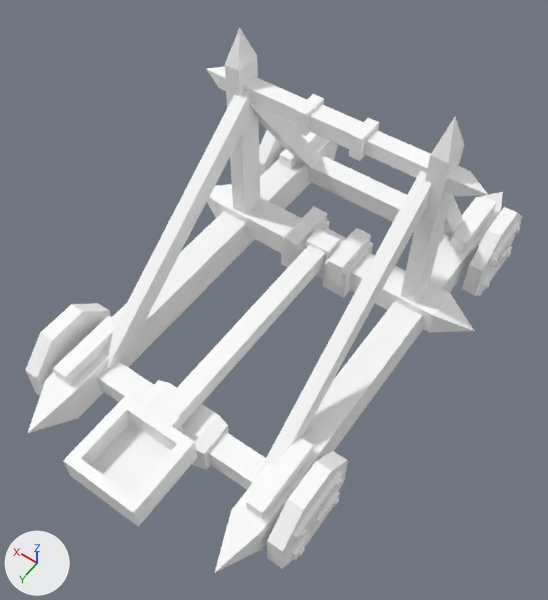
What one commit did to the glTF model assets/synty/simple_fantasy/models/SF_Veh_Goblin_Mangonel_01.glb.
Before and after are seen from a 50 mm lens placed at (-0.0533, 0.0808, 0.1339), pointed at (-0.0025, 0.0096, 0.022). Lighting does not change. The marker at lower left points along +X, +Y and +Z. Where no turn or scale is listed for an object, it has been applied to the vertices.

The scene before the commit, as lines of its bpy script (objects in view):
```python
ob_sf_veh_goblin_mangonel_01 = bpy.data.objects.new('SF_Veh_Goblin_Mangonel_01', me_mesh)
ob_sf_veh_goblin_mangonel_01.location = (-0.2488, -1.2862, 0.0001)
ob_sf_veh_goblin_mangonel_arm = bpy.data.objects.new('SF_Veh_Goblin_Mangonel_Arm', me_mesh_005)
ob_sf_veh_goblin_mangonel_arm.location = (-0.2488, -1.2862, 0.0001)
ob_sf_veh_goblin_mangonel_wheelbl = bpy.data.objects.new('SF_Veh_Goblin_Mangonel_WheelBL', me_mesh_004)
ob_sf_veh_goblin_mangonel_wheelbl.location = (-0.2488, -1.2862, 0.0001)
ob_sf_veh_goblin_mangonel_wheelbr = bpy.data.objects.new('SF_Veh_Goblin_Mangonel_WheelBR', me_mesh_002)
ob_sf_veh_goblin_mangonel_wheelbr.location = (-0.2488, -1.2862, 0.0001)
ob_sf_veh_goblin_mangonel_wheelfl = bpy.data.objects.new('SF_Veh_Goblin_Mangonel_WheelFL', me_mesh_003)
ob_sf_veh_goblin_mangonel_wheelfl.location = (-0.2488, -1.2862, 0.0001)
ob_sf_veh_goblin_mangonel_wheelfr = bpy.data.objects.new('SF_Veh_Goblin_Mangonel_WheelFR', me_mesh_001)
ob_sf_veh_goblin_mangonel_wheelfr.location = (-0.2488, -1.2862, 0.0001)
```
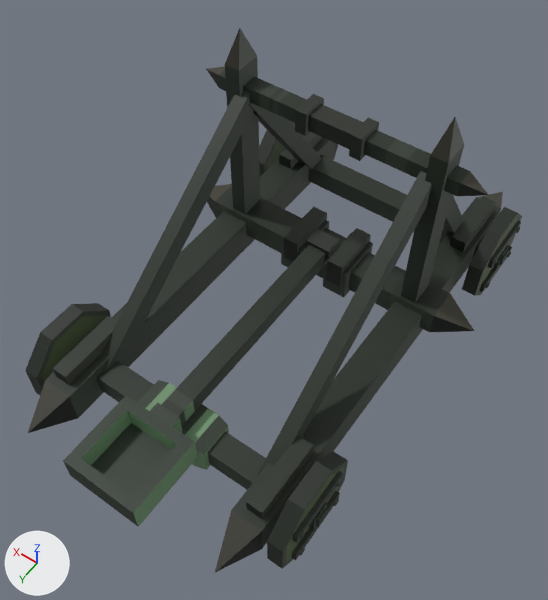
What changed in the scene script:
```text
Add img_undead_footman_01:
    img_undead_footman_01 = load_image('Undead_Footman_01', '_unpacked/Undead_Footman_01', 512, 512, 'sRGB')
Change mat_lambert1:
    remove mat_lambert1.base_color = (1.0, 1.0, 1.0)  # white #ffffff
    add mat_lambert1.texture = img_undead_footman_01
```

Location of each change, (x1, y1, x2, y2) in pixels of the pictures (548 x 600 px):
'SF_Veh_Goblin_Mangonel_01', surface changed (white to black)
    both: (28, 28, 503, 572)
'SF_Veh_Goblin_Mangonel_Arm', surface changed (white to grey)
    both: (63, 228, 340, 527)
'SF_Veh_Goblin_Mangonel_WheelBR', surface changed (white to black)
    both: (267, 451, 348, 569)
'SF_Veh_Goblin_Mangonel_WheelBL', surface changed
    both: (25, 303, 111, 395)
'SF_Veh_Goblin_Mangonel_WheelFR', surface changed (white to black)
    both: (462, 207, 522, 296)
'SF_Veh_Goblin_Mangonel_WheelFL', surface changed (white to black)
    both: (259, 119, 295, 176)
